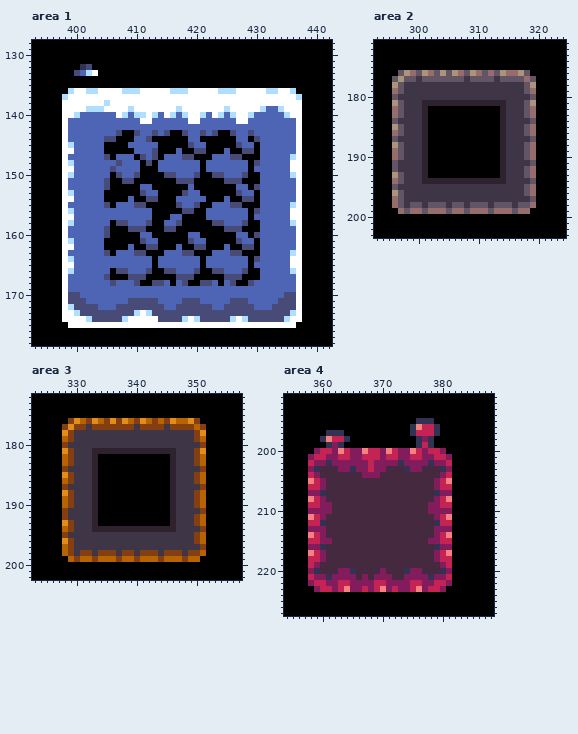
File history of a pixel-art file, assets/doodles.ase. This is how it looked before the edit.
589x574 pixels, 1 frame. Shown: area 1: x 393..442, y 128..178; area 2: x 293..324, y 171..203; area 3: x 323..357, y 172..202; area 4: x 354..388, y 191..227. The commit also changed other parts of the picture, which this record leaves out.
And afterwards:
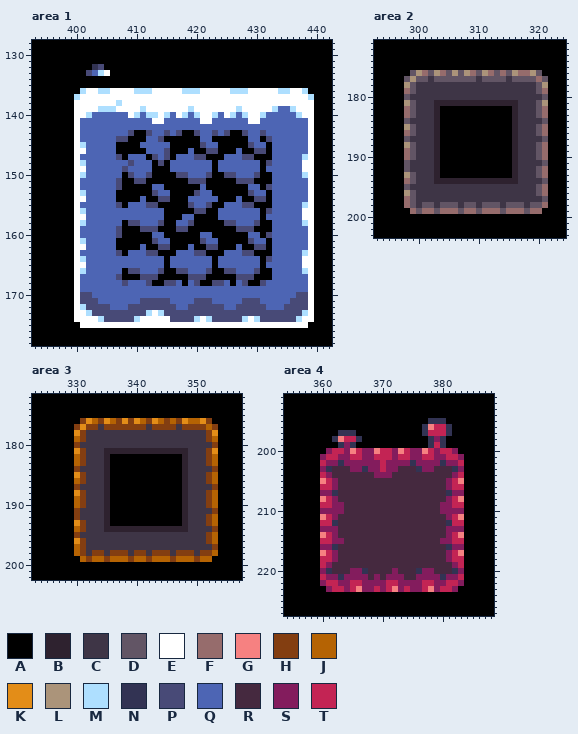
Palette (. is transparent): A #000000  B #2e222f  C #3e3546  D #625565  E #ffffff  F #966c6c  G #f68181  H #833e11  J #b56303  K #e38d18  L #ab947a  M #aedfff  N #323353  P #484a77  Q #4d65b4  R #45293f  S #831c5d  T #c32454
Changes in this commit:
Changed rows in their new state; - is an unchanged pixel.
Area 1, layer "Layer":
first column x 398:
132 ---AANP-----------------------------------
133 --AAPQME----------------------------------
136 -AAMEEMM--EE-MM---EE-MM---EE-MM---EEMMEEM-
137 AAM------------------------------------EEM
138 AA-----E-M------------------------------EE
139 AA--EE-MM--E-M-----E-M-----E-M---EEMQQM-EE
140 AAEEM----QQE-QM-EMQE-QMEEMQE-QMEEM---QQMEE
141 AAE----------QQEE----QQEE----QQEE------QQE
142 AAE------------------------------------QQE
143 AAE------QQPAAPQ--QPAAPQ--QPAAPQ-P-----QQE
144 AAE----QQPP-AAQQP----AAQQ----AAQQAP----QQE
145 AAEM---QQ--AA---QQ---AAPQQ---AAPQ-A----QQE
146 AAEE---QQ---AA-QQP-A-QAAPP-A-QAAPPA----QQE
147 AAE----QQPA-QQA-QPA-QQPP-AA-QQPP-AA---QQME
148 AAEM-----Q-P-QQ-PA-----Q-A-----QQAP---QQEE
149 AAEE----Q-P--QQ-AA-----Q-A-----Q-A----QQEE
150 AAEM----QQAPQQP--AAPP-QQPAAPP-QQPAA---QQME
151 AAE----QQPAAPP-----AA-PP---AA-PP-AA----QQE
152 AAE----QQP---AAQQ----A-Q-----AAQQAP----QQE
153 AAEM---QQ----AAPQQ--AAPQQ----AAPQ-A----QQE
154 AAEE---QQ--A-QAAPP-AA---QQ-A-QAAPPA----QQE
155 AAE----QQPA-QQPP---AAPQQPAA-QQPP-AA---QQME
156 AAEM-----------QQ---AAPPAA-----QQAP---QQEE
157 AAEE-----------QQ-AAQQ--AA-----Q-A----QQEE
158 AAEM----QQAPP-QQPAAQQP---AAPP-QQPAA---QQME
159 AAE----QQP-AA-PP-AAPP------AA-PP-AA----QQE
160 AAE----QQP---AAQQ----AAQQ----AAQQAP----QQE
161 AAEM---QQ----AAPQQ---AAPQQ---AAPQ-A----QQE
162 AAEE---QQ--A-QAAPP-A-QAAPP-A-QAAPPA----QQE
163 AAE----QQPA-QQPP-AA-QQPP-AA-QQPP-AA---QQME
164 AAEM-----------Q-A-----Q-A-----QQAP---QQEE
165 AAEE-----------Q-A-----Q-A-----Q-A----QQEE
166 AAEM----QQAPP-QQPAAPP-QQPAAPP-QQPAA---QQME
167 AAE----QQP-AA-PP---AA-PP---AA-PP-AA----QQE
168 AAE-----Q-P-QQPAAPP-AQPAAPP-AQPAAP-----QQE
169 AAE------------------------------------QQE
170 AAEPP--------------------------------QQPPE
171 AAE-PP-----QQ---PP--QQ-PP---QQ-PP---QQ-PPE
172 AAEM--PP-QQ------PPQQ----PPQQ---PP-QQ--PPE
173 AAEEM-------PP-EM---------------------PPME
174 AA--EEM---PPM---EE--PP-EM---PP-EM----PPMEE
175 -AA------------------------------------EE-
Area 2, layer "Layer":
first column x 296:
176 -AADLFDLF--DLFDL--FDLFFLD-
177 AA-LD-C-----D-C--D-C--D-FD
178 AALD------------------CCDL
179 AAFD------------------CCDF
180 AAD--------------------CCD
181 AALD-CC------------BB-CCDL
182 AAFD-CCB----------AAB-CCDF
183 AAFD-CCB----------AAB-CCDF
184 AAD--CCB----------AAB--CCD
185 AALD-CCB----------AAB-CCDF
186 AAFD-CCB----------AAB-CCDF
187 AAD--CCB----------AAB--CCD
188 AALD-CCB----------AAB-CCDF
189 AAFD-CCB----------AAB-CCDF
190 AAFD-CCB----------AAB-CCDF
191 AAD--CCB----------AAB--CCD
192 AAD--CCB----------AAB-CCDF
193 AALD-CCB----------AAB-CCDF
194 AAFD-CC------------BB--CCD
195 AAD-------------------CCDF
196 AALD------------------CCDF
197 AAFD-------------------CCD
198 AAF-CD-C-D-CD-C-D-C-D-CDDF
199 -AA-DF-D-F-DF-D-F-D-F-DFF-
Area 3, layer "Layer":
first column x 328:
176 -AAHKJHKJ--HKJHK--JHKJJKH-
177 AA-KH-C-----H-C--H-C--H-JH
178 AAKH------------------CCHK
179 AAJH------------------CCHJ
180 AAH--------------------CCH
181 AAKH-CC------------BB-CCHK
182 AAJH-CCB----------AAB-CCHJ
183 AAJH-CCB----------AAB-CCHJ
184 AAH--CCB----------AAB--CCH
185 AAKH-CCB----------AAB-CCHJ
186 AAJH-CCB----------AAB-CCHJ
187 AAH--CCB----------AAB--CCH
188 AAKH-CCB----------AAB-CCHJ
189 AAJH-CCB----------AAB-CCHJ
190 AAJH-CCB----------AAB-CCHJ
191 AAH--CCB----------AAB--CCH
192 AAH--CCB----------AAB-CCHJ
193 AAKH-CCB----------AAB-CCHJ
194 AAJH-CC------------BB--CCH
195 AAH-------------------CCHJ
196 AAKH------------------CCHJ
197 AAJH-------------------CCH
198 AAJ-CH-C-H-CH-C-H-C-H-CHHJ
199 -AA-HJ-H-J-HJ-H-J-H-J-HJJ-
Area 4, layer "Layer":
first column x 358:
195 ------------------AA-NN---
196 -----------------AANGTTN--
197 ---AA-NN---------AAN-TTN--
198 --AANGTTN---------AA-SN---
199 ---AA-SN----------AA-TN---
200 -AASTTSGTSSGTTSGTSSG-STTS-
201 AASTTSSTTSS-T-STTSSTTSSTTS
202 AATS-N----S-T--S-N--S-NSST
203 AASN-RRS-NS-TSS-RRNSS-RRNS
204 AATS-----RR-SS--------RRST
205 AAGTS----------------RRSTG
206 AATTS----------------RRSTT
207 AASSN----------------RRNSS
208 AAGTS----------------RRSTG
209 AATTSS--------------RRSSTT
210 AA--SS--------------RR--SS
211 AAGTS----------------RRSTG
212 AATTN----------------RRNTT
213 AA-SS----------------RR-SS
214 AAGTS----------------RRSTG
215 AATTSS--------------RRSSTT
216 AASSN----------------RRNSS
217 AAGTS----------------RRSTG
218 AATTS----------------RRSTT
219 AATS------------------RRST
220 AASN-RRSSN--R-S-RRNSS-RRNS
221 AATS-N--S---R-SSRR--S-NSST
222 AASTTSSTT--SSTT--SSTTSSTTS
223 -AAST-STGS--STG-TSSTGSTTS-
Changed places in both pictures, as pixel boxes (x1, y1, x2, y2):
changed: (62, 64, 314, 328)
changed: (392, 70, 548, 214)
changed: (62, 418, 218, 562)
changed: (308, 418, 464, 592)
